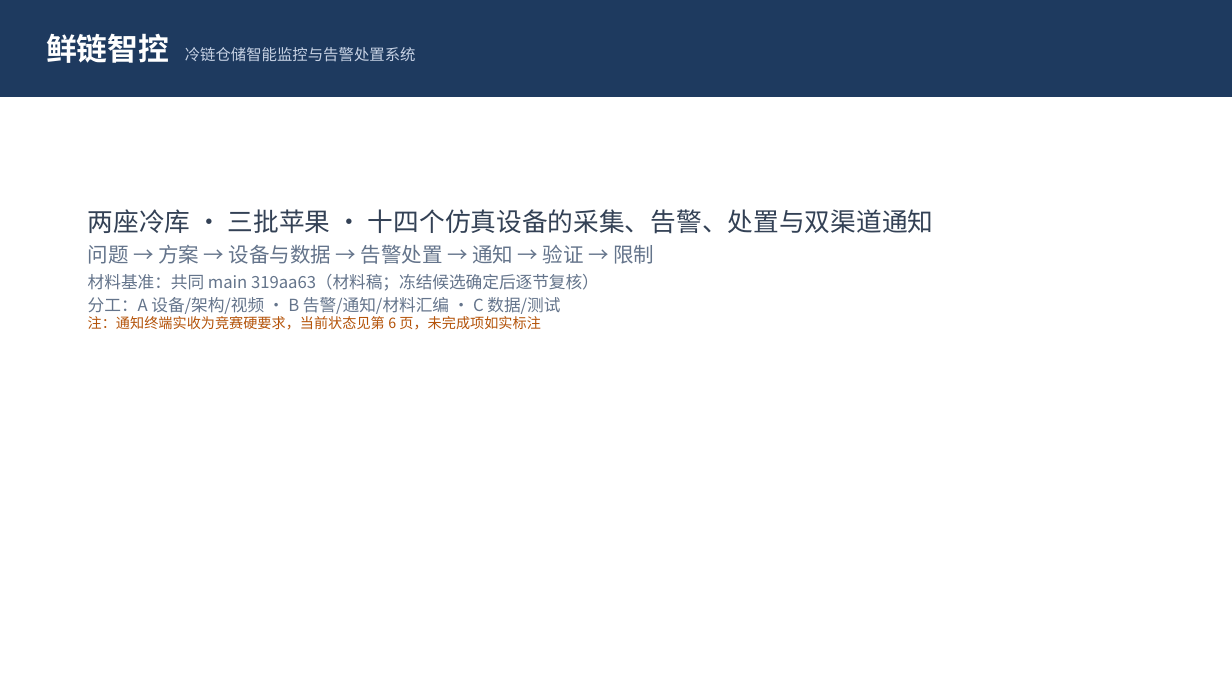
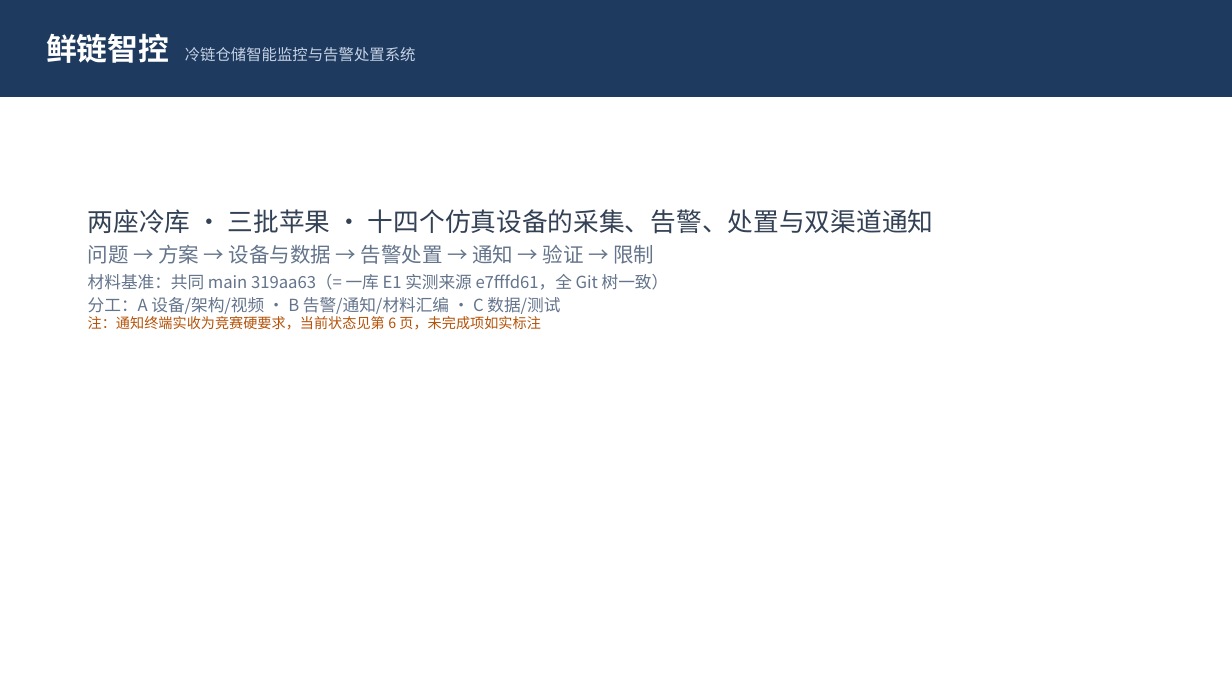
Before and after one commit to Cynthia060913/freshlink-zhikong-public, a slide deck: slide 1 of docs/submission/claude-b-materials/M04-PRESENTATION-DRAFT.pptx. Drawn at 1232x693 pixels with LibreOffice and Linux fonts; fonts in the diff are those of the drawing. Boxes give left, top, right and bottom in pixels: in the first picture for what was removed or moved away, otherwise in the second. Text is boxed around its words. In the diff, an @@ line names an element or a change of style, - is before the commit and + after.

Commit message:
docs(submission): sync materials to E1 dual-channel receipt facts; adopt e7 architecture asset
- M03 $0/2/5.5/5.6/9/10: rebase assembly facts on main 319aa63 (= E1
  source e7fffd61); record PR #96 dd2bf38 as pending-review candidate
  (410 passed / 2 skipped / 15 subtests, not merged into frozen-line
  results); replace stale SMTP-pending wording with the signed E1
  dual-channel receipt (#6 6459911129); honest-untested list refreshed.
- B-DEMO-STEPS: navigation reality (no separate warehouse/batch page),
  dry-run demo boundary, E1 fact kept in A's footage, dated history for
  the 10-27 SSL EOF.
- build-m04: verify tracked CURRENT-ARCHITECTURE-e7.png (PR #89 b4d8c28,
  sha256 pinned) before any output; media part renamed accordingly;
  S1/S6/S7/S8 copy updated to the same facts. Deck rebuilt
  deterministically (two builds same sha256, 8 slides).
- assets: A's e7 current architecture PNG, byte-identical to PR89 head.

```diff
--- a/docs/submission/claude-b-materials/M04-PRESENTATION-DRAFT.pptx
+++ b/docs/submission/claude-b-materials/M04-PRESENTATION-DRAFT.pptx
@@ text at (88, 274, 669, 290): text changed @@
-材料基准：共同 main 319aa63（材料稿；冻结候选确定后逐节复核）
+材料基准：共同 main 319aa63（= 一库 E1 实测来源 e7fffd61，全 Git 树一致）
```
Also in this commit, not shown: 3 other slides changed, 4 other files.
